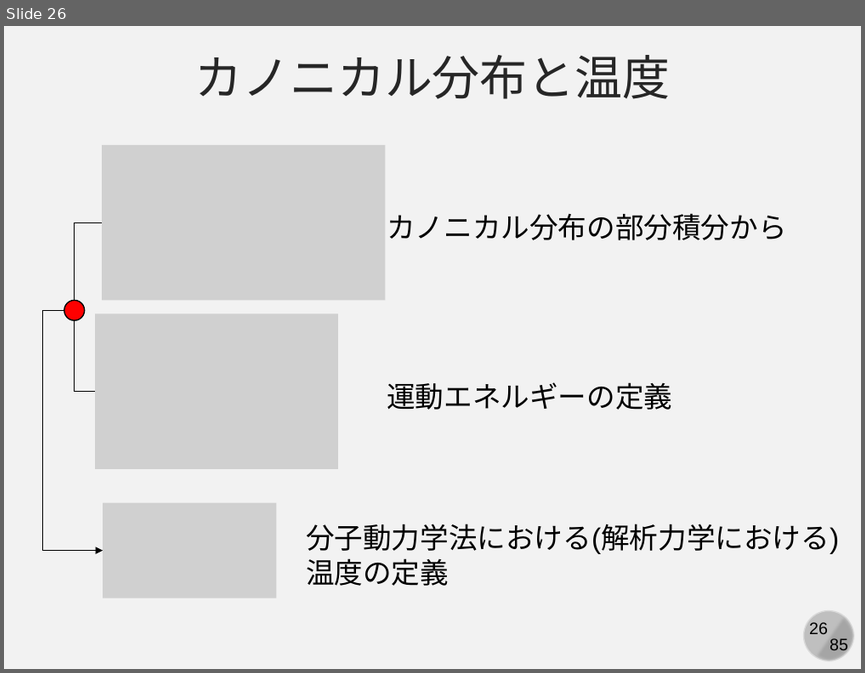
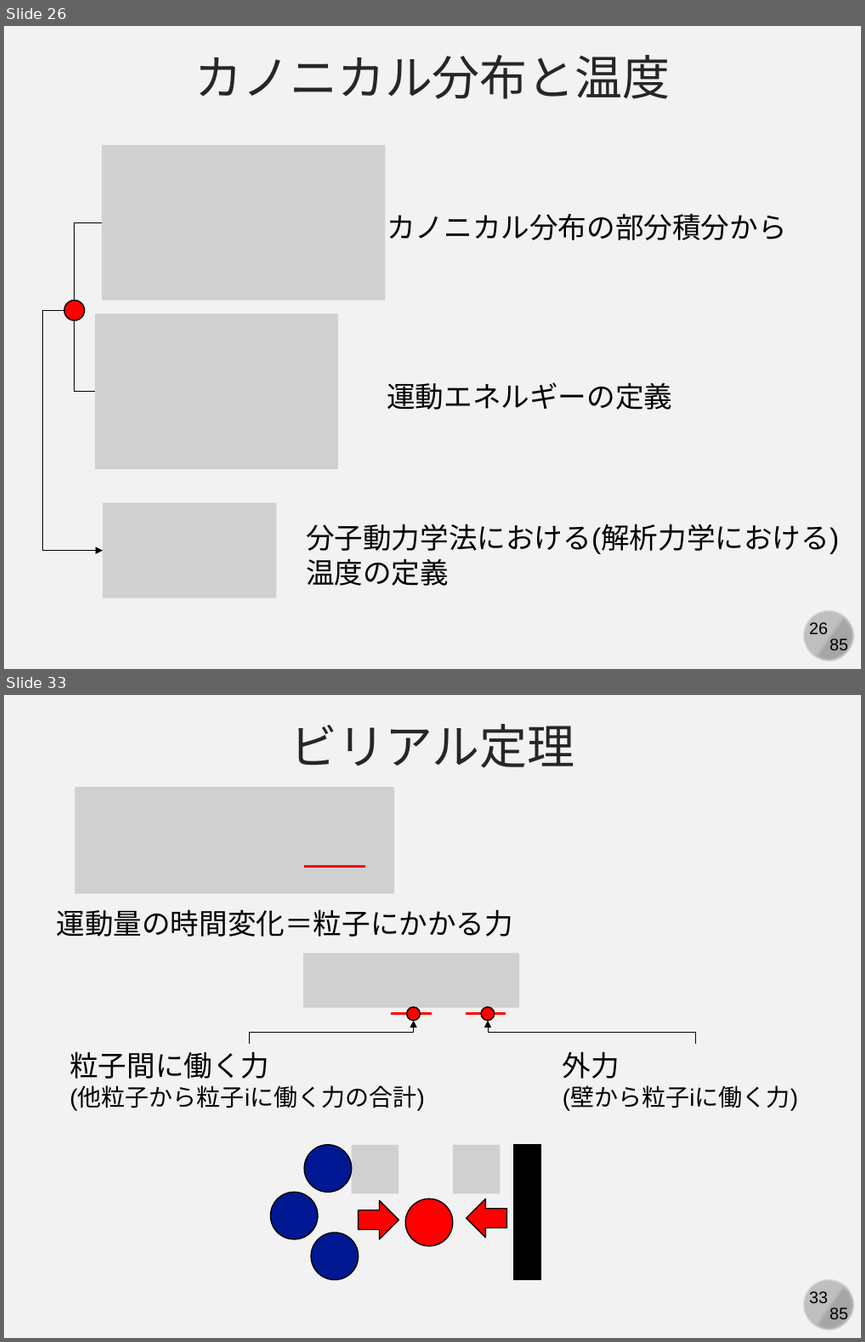
Before and after one commit to kaityo256/simulation_engineering, a slide deck: 06_md_observable/simulation06.pptx. Shown one above the other, each under a label of ours: slide 26 before the commit, slides 26 and 33 after it; the slides between them are not shown. The pictures are 865x673 and 865x1342 pixels, drawn with LibreOffice and Linux fonts; fonts in the diff are those of the drawing; grey boxes stand for pictures. Boxes give left, top, right and bottom in pixels: in the first picture for what was removed or moved away, otherwise in the second. Text is boxed around its words. In the diff, an @@ line names an element or a change of style, - is before the commit and + after.

```diff
--- a/06_md_observable/simulation06.pptx
+++ b/06_md_observable/simulation06.pptx
@@ slide 33 added at <box>4,695,861,1338</box>, background #F2F2F2; not listed: 4 template elements that a slide beside it also shows @@
@@ text added at <box>290,724,574,768</box>, 40 pt, text #262626 @@
+ビリアル定理
@@ picture added at <box>75,787,395,893</box> @@
@@ line added from (304, 867) to (364, 867), #FF0000 2.25 pt @@
@@ text added at <box>56,909,513,936</box>, 24 pt, text #000000 @@
+運動量の時間変化＝粒子にかかる力
@@ picture added at <box>303,953,519,1008</box> @@
@@ elbow arrow added from (249, 1043) to (414, 1021), #000000 0.5 pt @@
@@ line added from (392, 1014) to (432, 1014), #FF0000 2.25 pt @@
@@ ellipse added at <box>407,1007,420,1021</box>, fill #FF0000, outline #000000 1 pt @@
@@ line added from (465, 1014) to (506, 1014), #FF0000 2.25 pt @@
@@ ellipse added at <box>481,1007,495,1021</box>, fill #FF0000, outline #000000 1 pt @@
@@ elbow arrow added from (695, 1043) to (488, 1021), #000000 0.5 pt @@
@@ text added at <box>69,1051,425,1110</box>, 20 pt, text #000000 @@
+粒子間に働く力
+(他粒子から粒子iに働く力の合計)
@@ text added at <box>562,1051,798,1110</box>, 20 pt, text #000000 @@
+外力
+(壁から粒子iに働く力)
@@ ellipse added at <box>304,1145,351,1192</box>, fill #011893, outline #000000 1 pt @@
@@ picture added at <box>352,1145,399,1194</box> @@
@@ picture added at <box>453,1145,500,1194</box> @@
@@ rectangle added at <box>513,1145,540,1279</box>, fill #000000, outline #000000 1 pt @@
@@ ellipse added at <box>270,1192,318,1239</box>, fill #011893, outline #000000 1 pt @@
@@ right arrow added at <box>358,1201,398,1239</box>, fill #FF0000, outline #000000 1 pt @@
@@ ellipse added at <box>406,1199,453,1246</box>, fill #FF0000, outline #000000 1 pt @@
@@ right arrow added at <box>466,1199,506,1237</box>, fill #FF0000, outline #000000 1 pt @@
@@ ellipse added at <box>311,1232,358,1279</box>, fill #011893, outline #000000 1 pt @@
```
Also in this commit, not shown: 2 slides changed, 10 other slides added.
